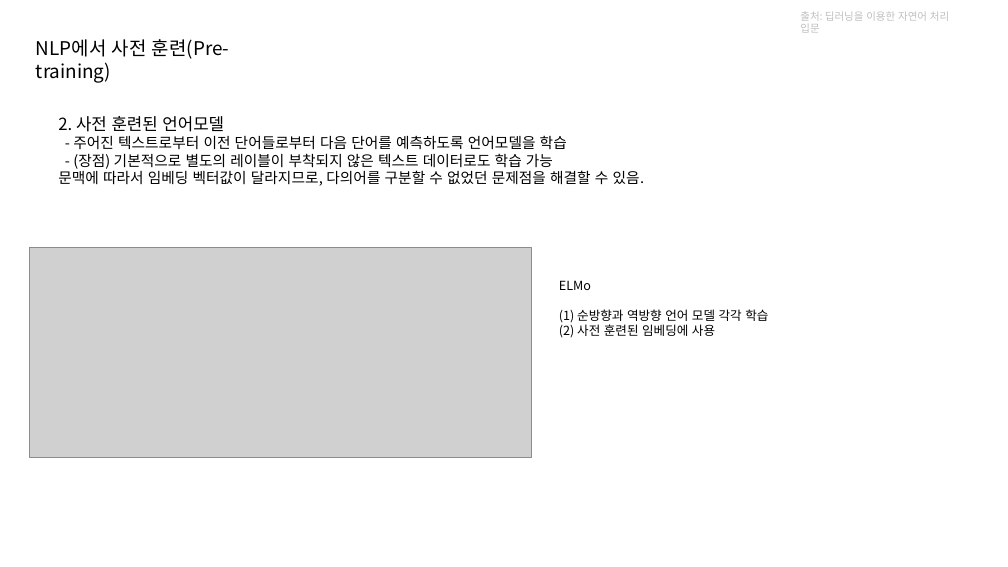
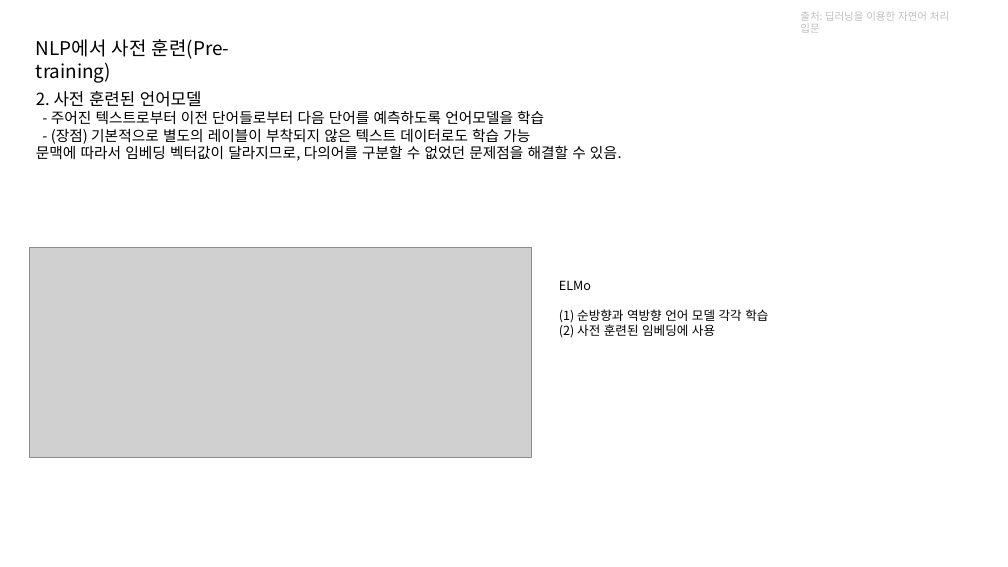
Before and after one commit to kjh8331267/NLP_Study, a slide deck: slide 4 of slide/BERT.pptx. Drawn at 1008x567 pixels with LibreOffice and Linux fonts; fonts in the diff are those of the drawing; grey boxes stand for pictures. Boxes give left, top, right and bottom in pixels: in the first picture for what was removed or moved away, otherwise in the second. Text is boxed around its words. In the diff, an @@ line names an element or a change of style, - is before the commit and + after.

```diff
--- a/slide/BERT.pptx
+++ b/slide/BERT.pptx
@@ text "2. 사전 훈련된 언어모델": place and size @@
-text "2. 사전 훈련된 언어모델" at (58,116,645,186)
+text "2. 사전 훈련된 언어모델" at (36,91,622,161)
```
Also in this commit, not shown: 6 other slides changed, 2 slides added, 1 slide removed, 2 other files.
